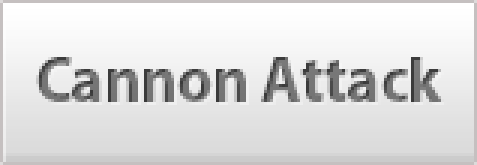
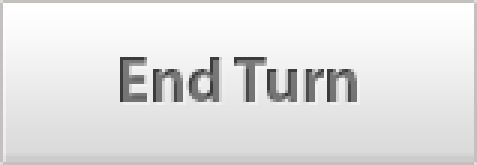
Layers edited between the first and the second 477 × 165 image:
renamed "Cannon Attack" to "End Turn", painted on it over [36, 57, 444, 102]
